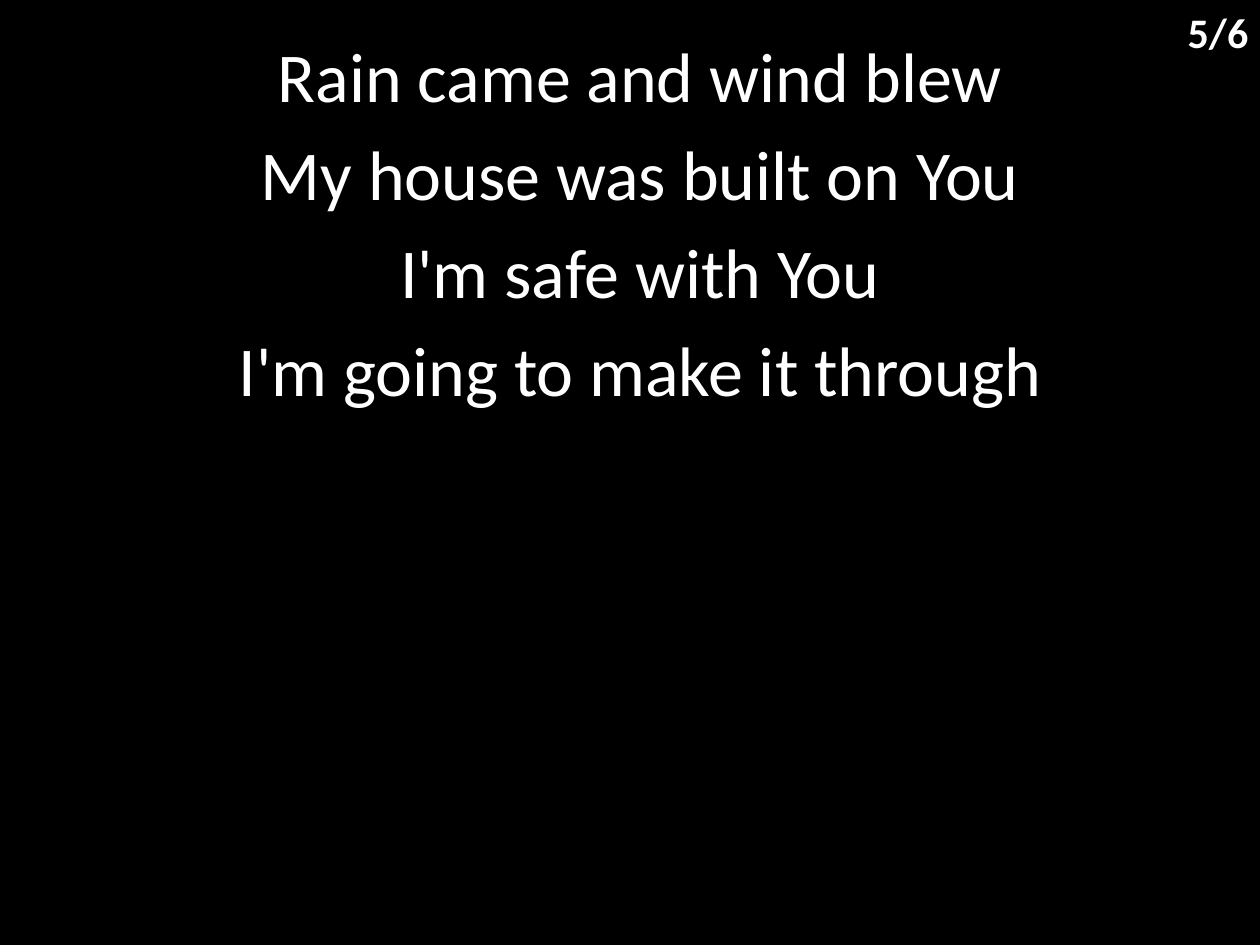
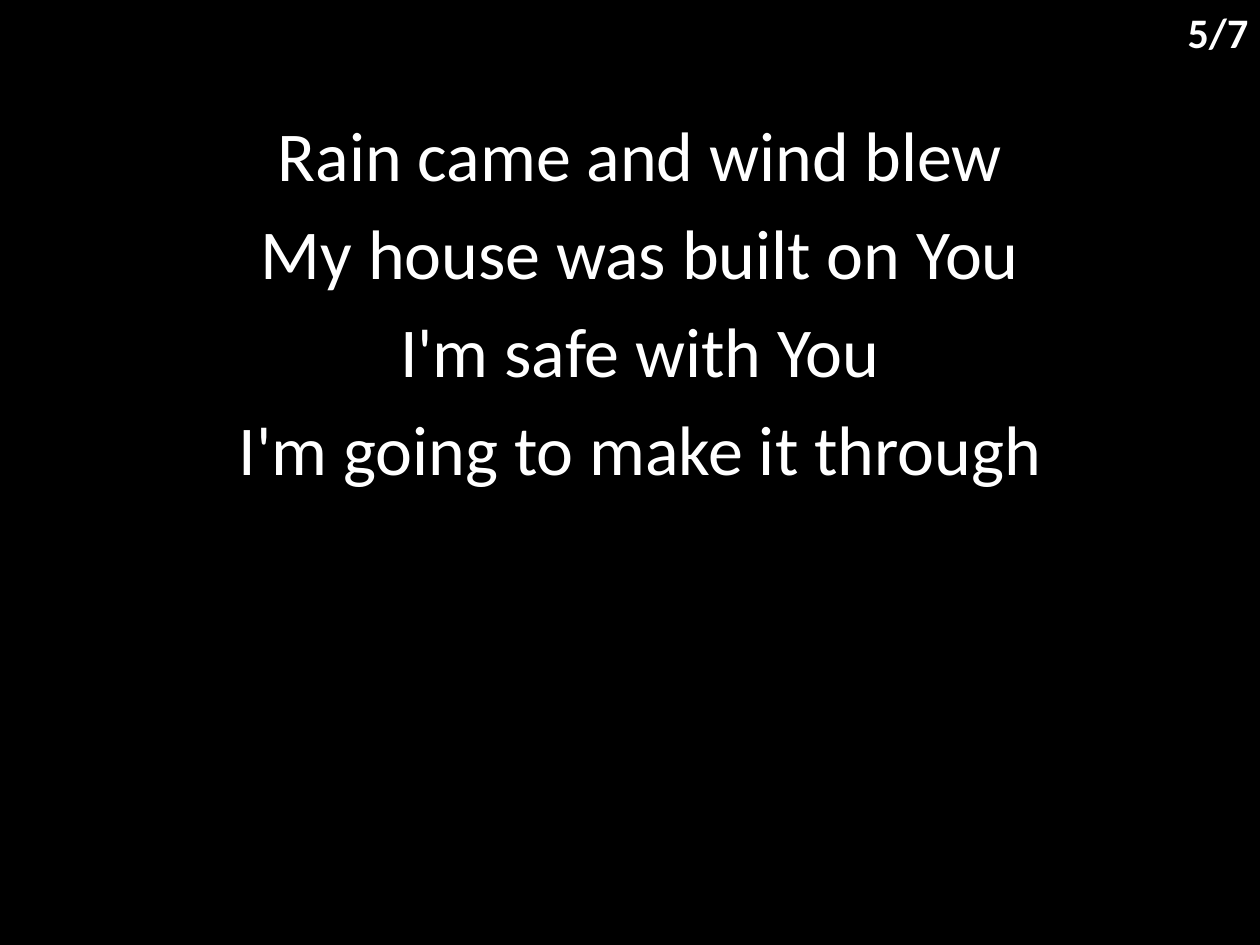
Before and after one commit to hoo-are-ya/worship, a slide deck: slide 6 of docs/songs/firm foundation - he wont.pptx. Drawn at 1260x945 pixels with LibreOffice and Linux fonts; fonts in the diff are those of the drawing. Boxes give left, top, right and bottom in pixels: in the first picture for what was removed or moved away, otherwise in the second. Text is boxed around its words. In the diff, an @@ line names an element or a change of style, - is before the commit and + after.

```diff
--- a/docs/songs/firm foundation - he wont.pptx
+++ b/docs/songs/firm foundation - he wont.pptx
@@ text at (x1=1188, y1=18, x2=1249, y2=50): text changed @@
-5/6
+5/7
@@ subtitle "Rain came and wind blew" moved from (x1=239, y1=53, x2=1041, y2=408) to (x1=239, y1=132, x2=1041, y2=487) @@
```
Also in this commit, not shown: 5 other slides changed, 1 slide added, 12 other files.
